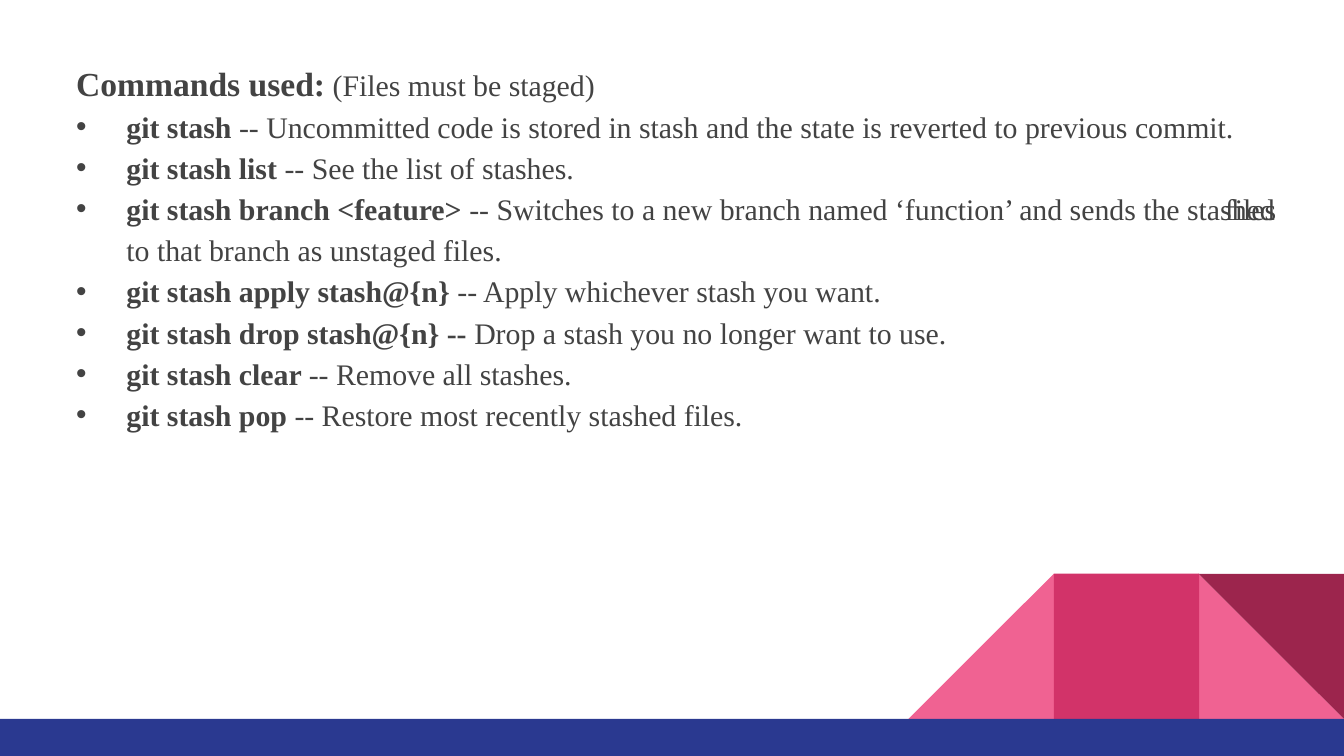
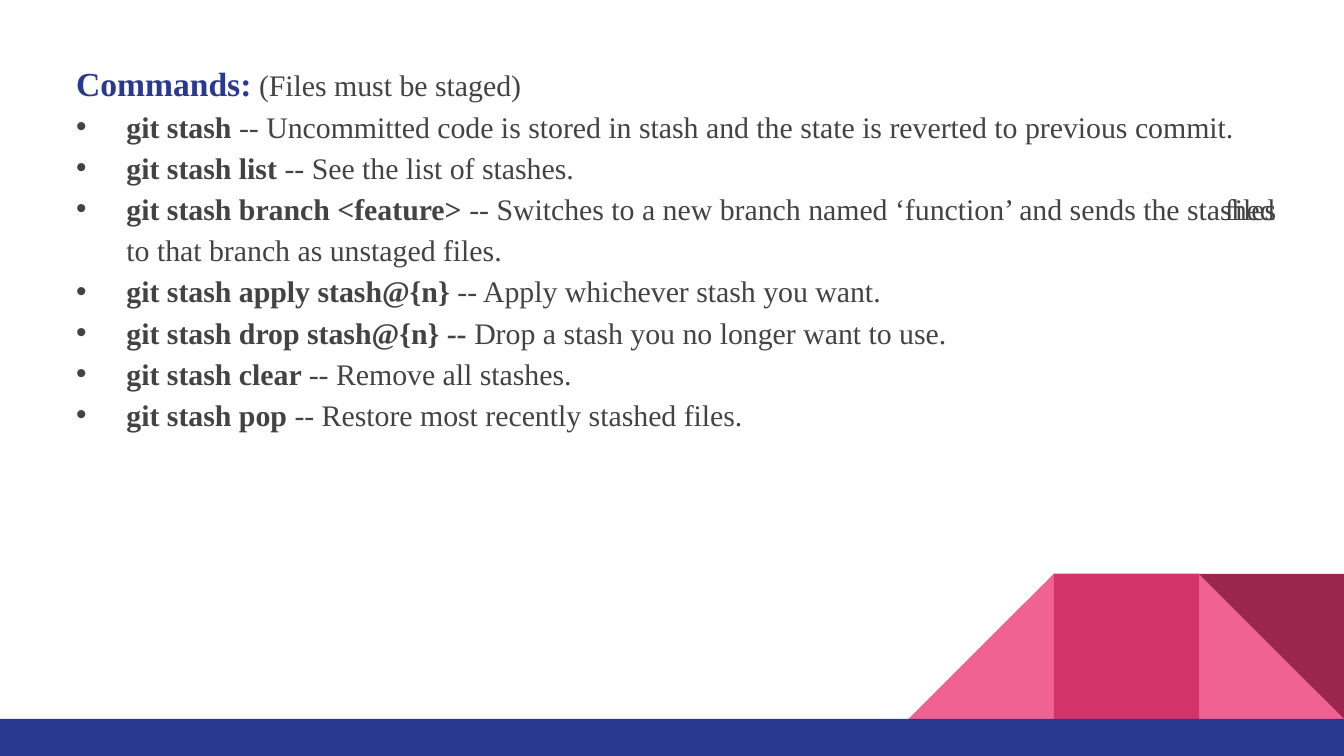
Before and after one commit to MrVaibhavChamp/Git-Advanced-Features, a slide deck: slide 7 of KOSS ppt.pptx. Drawn at 1344x756 pixels with LibreOffice and Linux fonts; fonts in the diff are those of the drawing. Boxes give left, top, right and bottom in pixels: in the first picture for what was removed or moved away, otherwise in the second. Text is boxed around its words. In the diff, an @@ line names an element or a change of style, - is before the commit and + after.

Commit message:
Done

```diff
--- a/KOSS ppt.pptx
+++ b/KOSS ppt.pptx
@@ text at [76, 72, 521, 102]: text changed @@
-Commands used: (Files must be staged)
+Commands: (Files must be staged)
```
Also in this commit, not shown: 10 other slides changed, 7 slides added.
